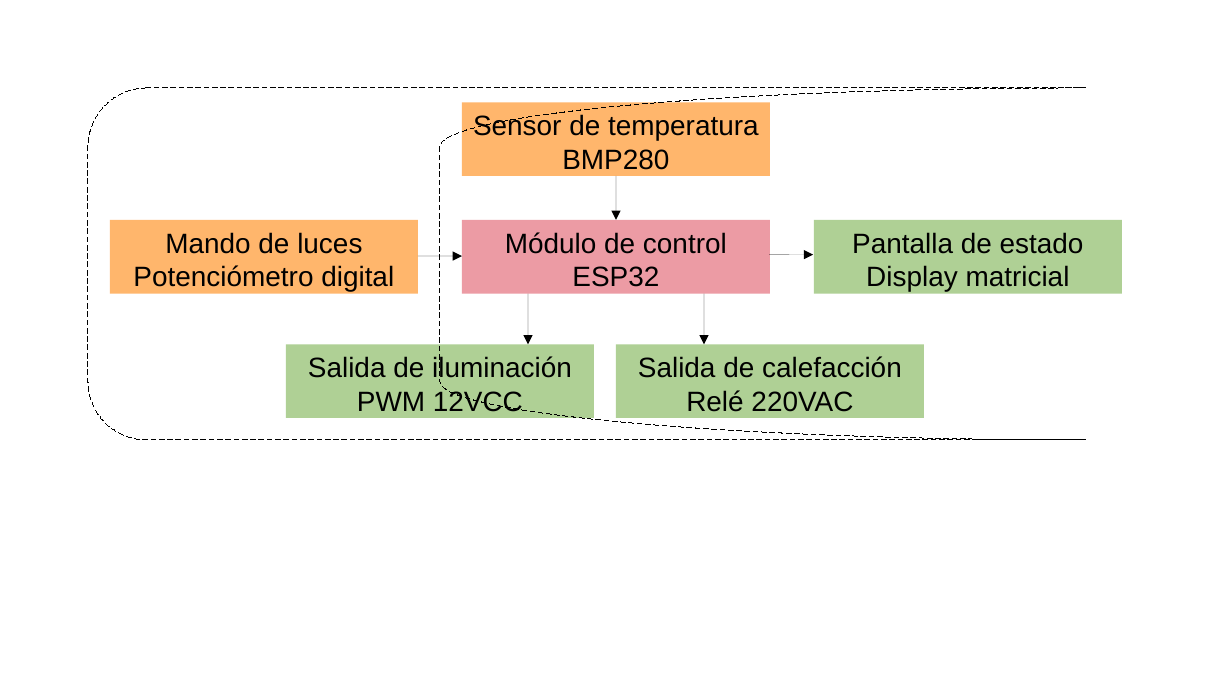
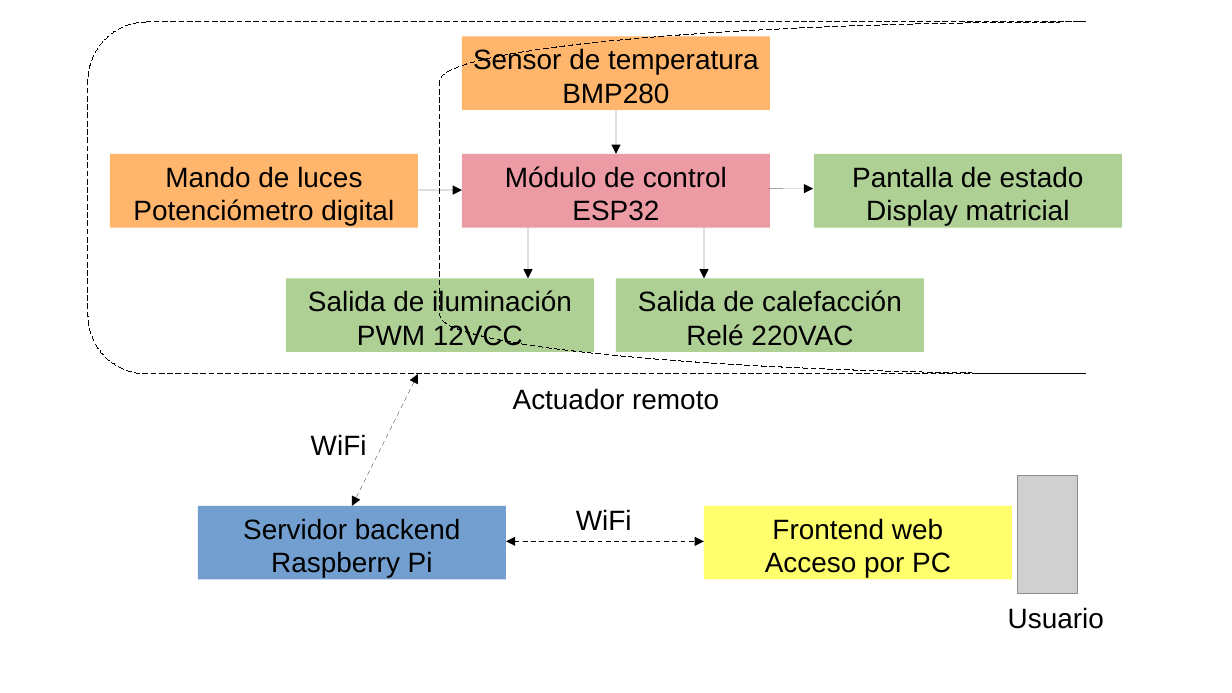
Before and after one commit to javifanelli/GdP, a slide deck: slide 1 of Figuras/Diagramas en bloques.pptx. Drawn at 1232x693 pixels with LibreOffice and Linux fonts; fonts in the diff are those of the drawing; grey boxes stand for pictures. Boxes give left, top, right and bottom in pixels: in the first picture for what was removed or moved away, otherwise in the second. Text is boxed around its words. In the diff, an @@ line names an element or a change of style, - is before the commit and + after.

```diff
--- a/Figuras/Diagramas en bloques.pptx
+++ b/Figuras/Diagramas en bloques.pptx
@@ 6 rectangles, 5 arrows, 1 freeform shape: place and size @@
-6 rectangles, 5 arrows, 1 freeform shape at box(88, 88, 1145, 440)
+6 rectangles, 5 arrows, 1 freeform shape at box(88, 22, 1145, 375)
@@ group added at box(198, 375, 1104, 629): 4 texts, 2 rectangles, 2 double arrows, 1 picture @@
+Actuador remoto
+Servidor backend
+Raspberry Pi
+Frontend web
+Acceso por PC
+WiFi
+WiFi
+Usuario
```
Also in this commit, not shown: 4 other files.
